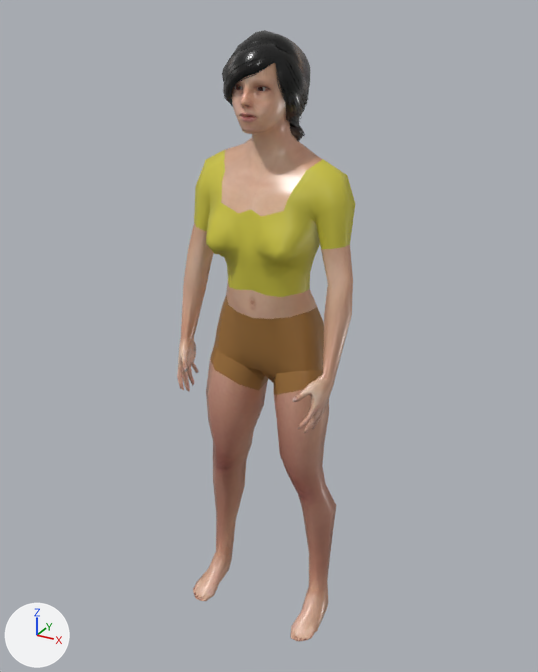
An edit to the COLLADA model SokobanCopy2/art.scnassets/character_step.dae, drawn before and after from the same camera.
Before and after are seen from a camera (50 mm lens) standing at (0.878, -1.632, 1.667) and looking at (-0.009, -0.018, 0.861). Lighting does not change. The marker at lower left points along +X, +Y and +Z. Where no turn or scale is listed for an object, it has been applied to the vertices. Vertices at the same position are counted once.

The scene before the commit, as lines of its bpy script (objects in view):
```python
ob_base_pants = bpy.data.objects.new('base_pants', me_character_female1605_001)
ob_base_pants.location = (0.0, 0.0, 0.0)
ob_character_braid01 = bpy.data.objects.new('Character_Braid01', me_character_braid01)
ob_character_braid01.location = (0.0, 0.0, 0.0)
ob_character_female1605 = bpy.data.objects.new('Character_Female1605', me_character_female1605)
ob_character_female1605.location = (0.0, 0.0, 0.0)
ob_character_high_poly = bpy.data.objects.new('Character_High-poly', me_character_high_poly)
ob_character_high_poly.location = (0.0, 0.0, 0.0)
ob_pants_bottom_seam = bpy.data.objects.new('pants_bottom_seam', me_character_female1605_002)
ob_pants_bottom_seam.location = (0.0, 0.0, 0.0)
ob_shirt = bpy.data.objects.new('shirt', me_character_female1605_003)
ob_shirt.location = (0.0, 0.0, 0.0)
```
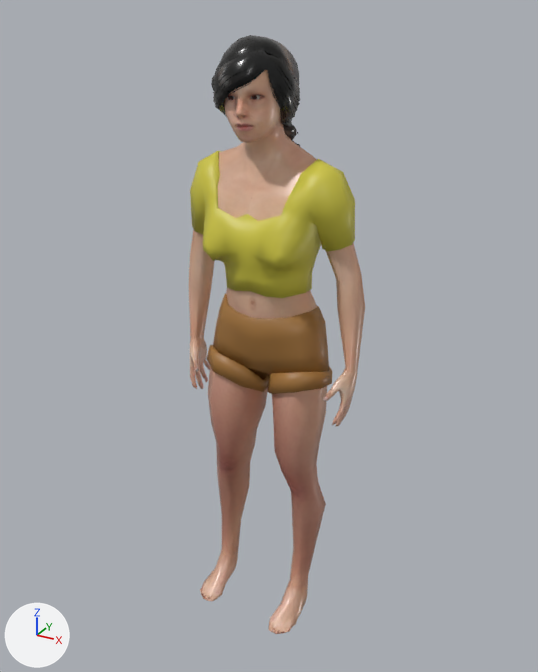
Changed parts and their boxes (x1, y1, x2, y2) in the pictures (538 x 672 px; the box of a moved part takes in the faces that stretch with it):
'Character_Female1605', reshaped
    before: (177, 63, 353, 642)
    after: (189, 70, 365, 634)
'shirt', reshaped
    before: (194, 150, 355, 297)
    after: (190, 151, 355, 298)
'base_pants', reshaped
    before: (214, 295, 324, 383)
    after: (213, 294, 329, 380)
'Character_Braid01', reshaped
    before: (222, 30, 310, 147)
    after: (211, 35, 300, 146)
'pants_bottom_seam', reshaped (11% wider)
    before: (210, 346, 323, 395)
    after: (207, 345, 332, 394)
part 1 of me_character_female1605, moved or reshaped
    before: (292, 244, 353, 433)
    after: (323, 243, 365, 426)
part 2 of me_character_female1605, moved or reshaped
    before: (274, 390, 336, 642)
    after: (268, 386, 327, 634)
part 3 of me_character_female1605, moved or reshaped
    before: (177, 224, 214, 391)
    after: (189, 230, 215, 389)
part 4 of me_character_female1605, moved or reshaped
    before: (193, 360, 268, 601)
    after: (200, 366, 268, 601)
part 5 of me_character_female1605, moved or reshaped
    before: (221, 63, 322, 216)
    after: (218, 70, 317, 221)
part 6 of me_character_braid01, moved or reshaped
    before: (223, 51, 308, 99)
    after: (213, 57, 300, 101)
part 7 of me_character_braid01, moved or reshaped
    before: (222, 30, 310, 147)
    after: (211, 35, 300, 146)
part 8 of me_character_high_poly, moved or reshaped
    before: (235, 85, 266, 91)
    after: (227, 95, 260, 100)
part 10 of me_character_female1605_002, rebuilt
    before: (274, 370, 323, 395)
    after: (267, 366, 332, 394)
part 11 of me_character_female1605_002, built on
    before: (210, 346, 268, 391)
    after: (207, 345, 270, 392)

What changed in the scene script:
```text
Change me_character_female1605:
    remove me_character_female1605.from_pydata(...)  # 1462 vertices, 2784 faces; spans x -0.26..0.24, y -0.2..0.07, z 0.0..1.61
    add me_character_female1605.from_pydata(...)  # 1462 vertices, 2784 faces; spans x -0.25..0.26, y -0.19..0.06, z 0.0..1.6
    me_character_female1605 part 1: the loose piece of 296 vertices spanning x 0.15..0.24, y -0.2..0.01, z 0.68..1.15 is multiplied about its middle by the matrix ((0.976, -0.216, -0.038), (0.208, 0.965, -0.159), (0.071, 0.147, 0.987)), then moved by (0.03, 0.05, 0.0)
    me_character_female1605 part 2: the loose piece of 110 vertices spanning x 0.02..0.21, y -0.18..0.04, z 0.0..0.78 is multiplied about its middle by the matrix ((0.995, 0.011, 0.09), (-0.012, 0.999, 0.014), (-0.09, -0.015, 0.995)), then moved by (-0.03, 0.0, 0.0)
    me_character_female1605 part 3: the loose piece of 296 vertices spanning x -0.26..-0.15, y -0.14..0.01, z 0.67..1.15 is multiplied about its middle by the matrix ((0.999, 0.018, -0.032), (-0.021, 0.995, -0.102), (0.03, 0.103, 0.994)), then moved by (0.01, 0.02, -0.01)
    me_character_female1605 part 4: the loose piece of 110 vertices spanning x -0.21..-0.02, y -0.18..0.04, z 0.0..0.78 is moved by (0.01, 0.01, 0.0)
    me_character_female1605 part 5: 551 of 1462 vertices moved; they spanned x -0.14..0.14, y -0.16..0.07, z 1.17..1.61 and now span x -0.14..0.13, y -0.19..0.06, z 1.18..1.6; mean shift (0.0, -0.03, -0.01); largest move (-0.04, -0.05, 1.6) -> (-0.05, -0.1, 1.59)
Change me_character_braid01:
    remove me_character_braid01.from_pydata(...)  # 4384 vertices, 5518 faces; spans x -0.094..0.092, y -0.151..0.115, z 1.033..1.623
    add me_character_braid01.from_pydata(...)  # 4384 vertices, 5518 faces; spans x -0.096..0.089, y -0.193..0.103, z 1.033..1.614
    me_character_braid01 part 6: the loose piece of 56 vertices spanning x -0.094..0.092, y -0.136..0.063, z 1.444..1.587 is multiplied about its middle by the matrix ((0.992, -0.101, -0.031), (0.1, 0.996, -0.113), (0.048, 0.117, 0.993)), then moved by (-0.005, -0.04, -0.006)
    me_character_braid01 part 7: 3907 of 4384 vertices moved; they spanned x -0.093..0.092, y -0.151..0.115, z 1.047..1.623 and now span x -0.094..0.089, y -0.193..0.103, z 1.047..1.614; mean shift (-0.004, -0.018, 0.003); largest move (-0.053, -0.01, 1.6) -> (-0.064, -0.066, 1.594)
Change me_character_high_poly:
    where me_character_high_poly.from_pydata(...)  # 1064 vertices, 2040 faces; spans x -0.0445..0.0445, y -0.1283..-0.1046, z 1.4902..1.5213
    me_character_high_poly part 8: the whole mesh is multiplied about its middle by the matrix ((0.993, -0.109, -0.036), (0.104, 0.987, -0.123), (0.048, 0.118, 0.992)), then moved by (0.0037, -0.0376, -0.0151)
Change me_character_female1605_001:
    remove me_character_female1605_001.from_pydata(...)  # 62 vertices, 96 faces; spans x -0.162..0.162, y -0.121..0.084, z 0.735..0.968
    add me_character_female1605_001.from_pydata(...)  # 124 vertices, 252 faces; spans x -0.164..0.163, y -0.124..0.088, z 0.734..0.969
    me_character_female1605_001 part 9
    50 vertices are removed from x -0.162..0.162, y -0.121..0.084, z 0.735..0.968
    96 faces are deleted
    112 vertices are added at x -0.164..0.163, y -0.124..0.088, z 0.734..0.969
    252 new faces join them
Change me_character_female1605_002:
    remove me_character_female1605_002.from_pydata(...)  # 32 vertices, 32 faces; spans x -0.17..0.17, y -0.111..0.049, z 0.706..0.819
    add me_character_female1605_002.from_pydata(...)  # 64 vertices, 128 faces; spans x -0.178..0.176, y -0.122..0.062, z 0.706..0.822
    me_character_female1605_002 part 10: the loose piece of 16 vertices spanning x 0.014..0.17, y -0.111..0.049, z 0.706..0.819 is rebuilt with 32 vertices and now spans x 0.001..0.176, y -0.122..0.062, z 0.709..0.82
    me_character_female1605_002 part 11: 15 vertices removed from x -0.17..-0.015, y -0.111..0.049, z 0.706..0.819; 31 vertices added at x -0.178..-0.003, y -0.122..0.061, z 0.706..0.822
Change me_character_female1605_003:
    remove me_character_female1605_003.from_pydata(...)  # 157 vertices, 256 faces; spans x -0.217..0.214, y -0.165..0.056, z 0.969..1.344
    add me_character_female1605_003.from_pydata(...)  # 314 vertices, 636 faces; spans x -0.221..0.223, y -0.176..0.046, z 0.97..1.349
    me_character_female1605_003 part 12: 1 vertex moved within x 0.073, y 0.013, z 1.05; 144 vertices removed from x -0.217..0.214, y -0.165..0.056, z 0.98..1.344; 301 vertices added at x -0.221..0.223, y -0.176..0.046, z 0.97..1.349
```
